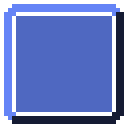
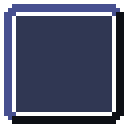
Two versions of the same layered image (128x128). Layer-by-layer changes:
painted on "Layer 6" over box(4, 4, 124, 124)
